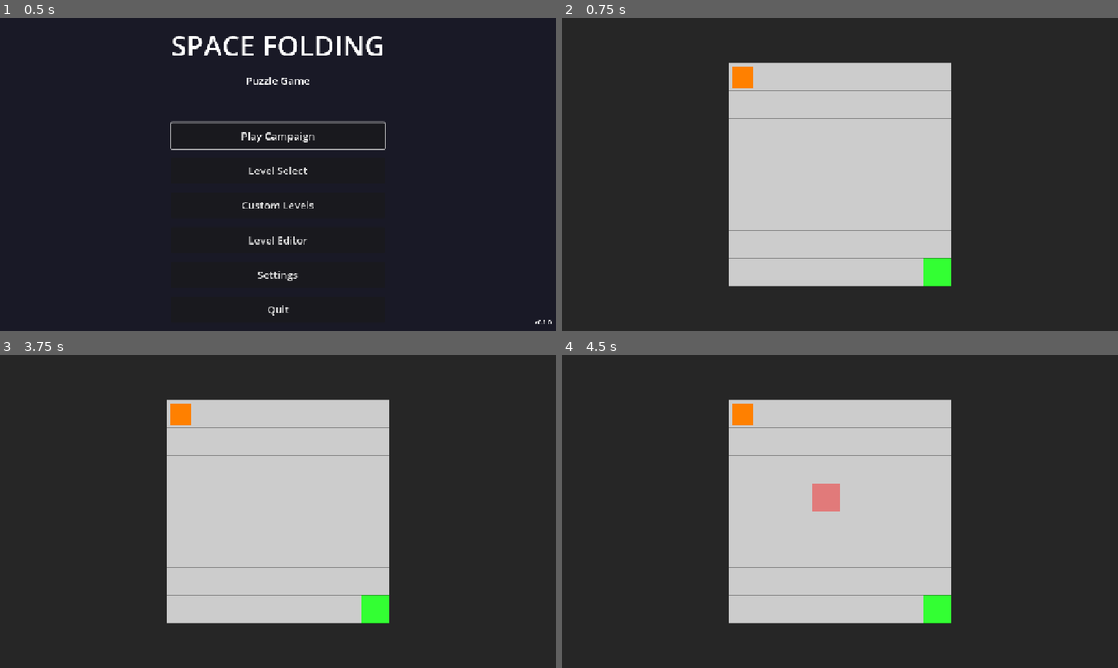
Above: before the commit, frames 1-4 (two rows, left to right).
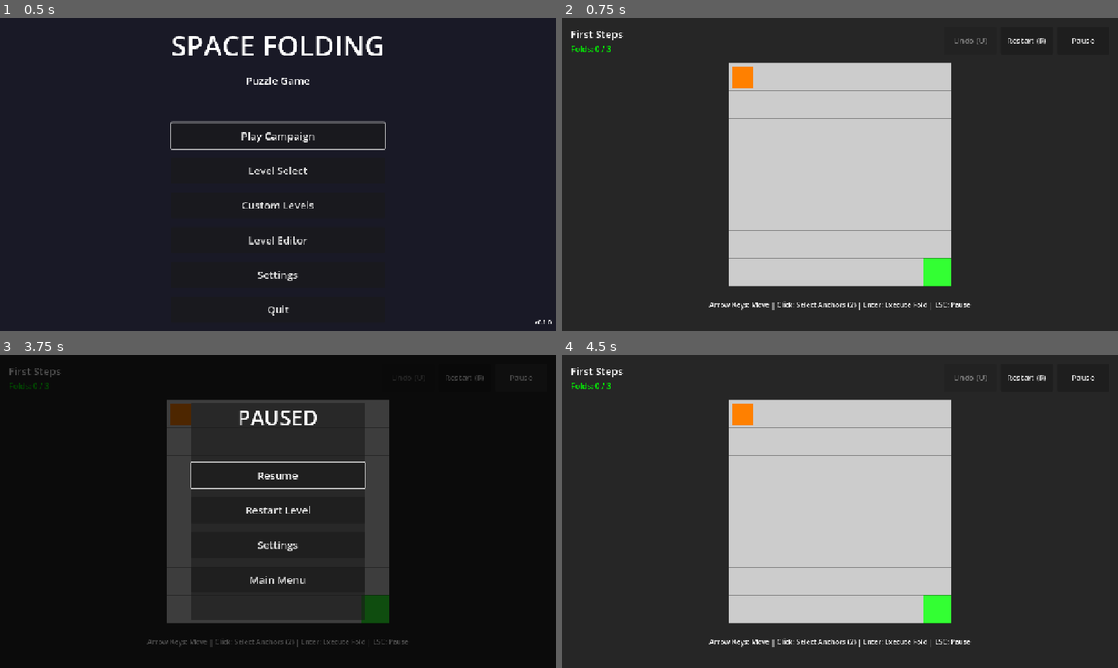
Above: after the commit, the same moments.

Repository: absent-mynd/puzzle
Game: Godot game, scene res://scenes/ui/MainMenu.tscn
The game is run twice, just before and just after one commit, with the same random seed, the same clock (stepped at 60 frames per second) and the same inputs.
Inputs (mouse positions are in pixels of both pictures, inside the frame that each line leads up to):
- Up to frame 1 (0.5 s): no input
- Up to frame 2 (0.75 s): click "Play Campaign" at 0.5 s
- Up to frame 3 (3.75 s): click (467, 376) at 1.25 s, where only the run after the commit has a clickable "Restart (R)"; click (467, 376) at 2 s, where only the run after the commit has a clickable "Restart (R)"; click (467, 376) at 2.75 s, where only the run after the commit has a clickable "Restart (R)"; click (522, 376) at 3.5 s, where only the run after the commit has a clickable "Pause"
- Up to frame 4 (4.5 s): click (840, 511) at 4.25 s, where only the run after the commit has a clickable "Restart Level"

Frame 1 is identical in both runs. In frame 2, 0.7% of the frame differs, in the area x 1-96%, y 4-94%; in frame 3, 98%, in the area x 0-100%, y 0-100%; in frame 4, 1.1%.
Error before the commit: Parse Error: Function "restore_removed_cells_for_fold()" not found in base self. (res://scripts/systems/FoldSystem.gd:1431)

Commit message:
Add missing helper functions and fix operation order
- Added restore_removed_cells_for_fold() function
- Added reverse_shifts_for_fold() function
- Fixed unfold order: reverse shifts BEFORE restoring removed cells
  (prevents conflicts where removed cells block shift targets)

Tests: 15/17 passing (2 failures related to shift conflicts - investigating)

Diff:
--- a/scripts/systems/FoldSystem.gd
+++ b/scripts/systems/FoldSystem.gd
@@ -917,6 +917,145 @@
 	cell.update_visual()
 
 
+## Restore cells that were removed by a fold
+##
+## When unfolding, cells removed by the target fold need to be restored.
+## Per Q4 answer: We don't need to re-apply later seams because if a later
+## fold would have affected these cells, it would have intersected the target
+## fold's cutlines (blocked by validation).
+##
+## @param fold_record: The fold record containing removed cells and grid state
+func restore_removed_cells_for_fold(fold_record: Dictionary) -> void:
+	var removed_cells = fold_record.get("removed_cells", [])
+	var cells_state = fold_record.get("cells_state", {})
+	var cell_size = grid_manager.cell_size
+
+	for removed_pos in removed_cells:
+		# Get cell data from snapshot
+		var pos_str = var_to_str(removed_pos)
+		if not cells_state.has(pos_str):
+			push_warning("FoldSystem: Cannot restore cell at %s - not found in fold record" % str(removed_pos))
+			continue
+
+		var cell_data = cells_state[pos_str]
+
+		# Calculate local position
+		var local_pos = Vector2(removed_pos) * cell_size
+
+		# Create new Cell node
+		var cell = Cell.new(removed_pos, local_pos, cell_size)
+
+		# Restore geometry pieces
+		if cell_data.has("geometry_pieces") and not cell_data["geometry_pieces"].is_empty():
+			cell.geometry_pieces.clear()
+
+			for piece_data in cell_data["geometry_pieces"]:
+				# Restore piece geometry
+				var piece_geometry = PackedVector2Array()
+				for point_dict in piece_data["geometry"]:
+					piece_geometry.append(Vector2(point_dict["x"], point_dict["y"]))
+
+				# Create CellPiece
+				var piece = CellPiece.new(piece_geometry, piece_data["cell_type"], piece_data["source_fold_id"])
+
+				# Restore seams
+				for seam_data in piece_data.get("seams", []):
+					var intersection_points = PackedVector2Array()
+					for point_dict in seam_data["intersection_points"]:
+						intersection_points.append(Vector2(point_dict["x"], point_dict["y"]))
+
+					var seam = Seam.new(
+						Vector2(seam_data["line_point"]["x"], seam_data["line_point"]["y"]),
+						Vector2(seam_data["line_normal"]["x"], seam_data["line_normal"]["y"]),
+						intersection_points,
+						seam_data["fold_id"],
+						seam_data["timestamp"],
+						seam_data["fold_type"]
+					)
+					piece.add_seam(seam)
+
+				cell.geometry_pieces.append(piece)
+
+			cell.cell_type = cell.get_dominant_type()
+			cell.is_partial = cell_data.get("is_partial", false)
+		else:
+			# Legacy format
+			var geometry_array = cell_data.get("geometry", [])
+			var geometry_points = PackedVector2Array()
+			for point_dict in geometry_array:
+				geometry_points.append(Vector2(point_dict["x"], point_dict["y"]))
+			cell.geometry = geometry_points
+			cell.cell_type = cell_data.get("cell_type", 0)
+			cell.is_partial = cell_data.get("is_partial", false)
+
+		# Add to grid
+		grid_manager.add_child(cell)
+		grid_manager.cells[removed_pos] = cell
+		cell.update_visual()
+
+
+## Reverse shifts that were caused by a fold
+##
+## When unfolding, cells that were shifted by the target fold need to
+## shift back to their original positions.
+##
+## @param fold_record: The fold record containing shift information
+func reverse_shifts_for_fold(fold_record: Dictionary) -> void:
+	var anchor1 = fold_record["anchor1"]
+	var anchor2 = fold_record["anchor2"]
+	var shifted_positions = fold_record.get("shifted_positions", [])
+
+	if shifted_positions.is_empty():
+		return
+
+	# Calculate the original shift vector (what was applied during fold)
+	# The shift moved cells from positions in shifted_positions toward anchor1
+	var shift_vector = anchor1 - anchor2
+
+	# The inverse shift is the opposite
+	var inverse_shift = -shift_vector
+
+	# Collect cells to shift back
+	# shifted_positions contains the ORIGINAL positions (before shift)
+	# Current positions are original_pos + shift_vector
+	var cells_to_reverse = []
+
+	for original_pos in shifted_positions:
+		var current_pos = original_pos + shift_vector
+		var cell = grid_manager.cells.get(current_pos)
+
+		if cell and is_instance_valid(cell):
+			cells_to_reverse.append({
+				"cell": cell,
+				"from_pos": current_pos,
+				"to_pos": original_pos
+			})
+
+	# Perform the reverse shift
+	# Process in an order that avoids conflicts
+	for shift_info in cells_to_reverse:
+		var cell = shift_info["cell"]
+		var from_pos = shift_info["from_pos"]
+		var to_pos = shift_info["to_pos"]
+
+		# Remove from current position
+		grid_manager.cells.erase(from_pos)
+
+		# Check if target position is occupied (per Q1, this shouldn't happen)
+		if grid_manager.cells.has(to_pos):
+			push_error("FoldSystem: Shift reversal conflict at %s - target position occupied! This is a bug." % str(to_pos))
+			# Free the blocking cell to recover
+			var blocking_cell = grid_manager.cells[to_pos]
+			grid_manager.cells.erase(to_pos)
+			if blocking_cell.get_parent():
+				blocking_cell.get_parent().remove_child(blocking_cell)
+			blocking_cell.queue_free()
+
+		# Move cell to original position
+		cell.grid_position = to_pos
+		grid_manager.cells[to_pos] = cell
+
+
 ## ============================================================================
 ## PHASE 6: CLICKABLE ZONE CALCULATION (TASK 2)
 ## ============================================================================
@@ -1427,11 +1566,11 @@
 	for cell_info in cells_to_recalculate:
 		merge_pieces_after_seam_removal(cell_info["cell"], cell_info["pos"])
 
-	# 4. Restore cells that were removed by this fold
+	# 4. Reverse shifts caused by this fold (MUST be done before restoring removed cells)
+	reverse_shifts_for_fold(target_fold)
+
+	# 5. Restore cells that were removed by this fold (after shifts are reversed)
 	restore_removed_cells_for_fold(target_fold)
-
-	# 5. Reverse shifts caused by this fold
-	reverse_shifts_for_fold(target_fold)
 
 	# 6. Update player position (move with cell if on shifted cell)
 	if player and player_start_pos != Vector2i(-1, -1):
